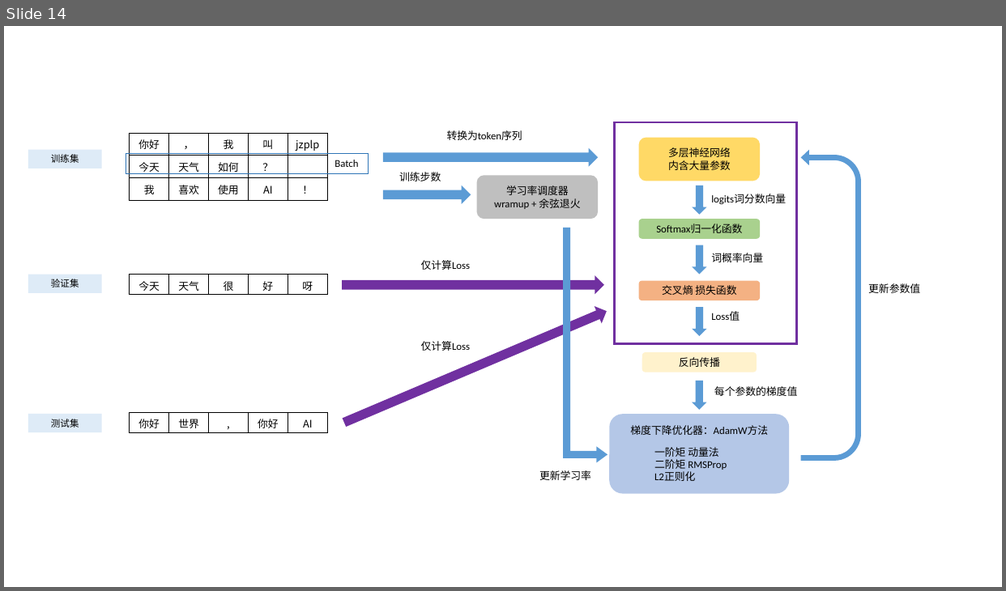
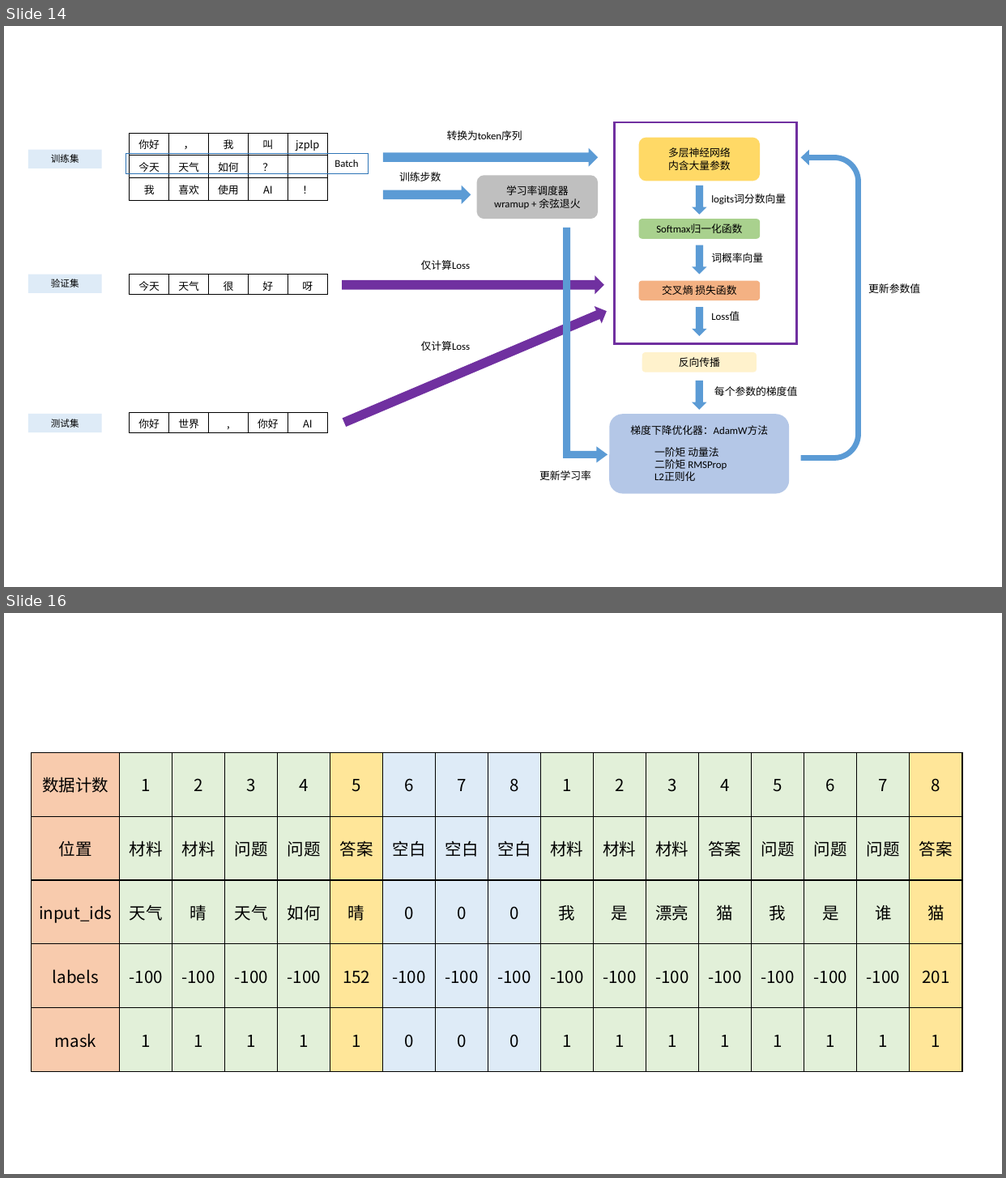
Before and after one commit to jzplp/jzplp.github.io, a slide deck: raws/画图.pptx. Shown one above the other, each under a label of ours: slide 14 before the commit, slides 14 and 16 after it; the slides between them are not shown. The pictures are 1006x591 and 1006x1178 pixels, drawn with LibreOffice and Linux fonts; fonts in the diff are those of the drawing. Boxes give left, top, right and bottom in pixels: in the first picture for what was removed or moved away, otherwise in the second. Text is boxed around its words. In the diff, an @@ line names an element or a change of style, - is before the commit and + after.

```diff
--- a/raws/画图.pptx
+++ b/raws/画图.pptx
@@ slide 16 added at (4, 613, 1002, 1174), background #FFFFFF @@
@@ table added at (32, 753, 961, 1072), 5 rows, 17 columns @@
+数据计数 | 1 | 2 | 3 | 4 | 5 | 6 | 7 | 8 | 1 | 2 | 3 | 4 | 5 | 6 | 7 | 8
+位置 | 材料 | 材料 | 问题 | 问题 | 答案 | 空白 | 空白 | 空白 | 材料 | 材料 | 材料 | 答案 | 问题 | 问题 | 问题 | 答案
+input_ids | 天气 | 晴 | 天气 | 如何 | 晴 | 0 | 0 | 0 | 我 | 是 | 漂亮 | 猫 | 我 | 是 | 谁 | 猫
+labels | -100 | -100 | -100 | -100 | 152 | -100 | -100 | -100 | -100 | -100 | -100 | -100 | -100 | -100 | -100 | 201
+mask | 1 | 1 | 1 | 1 | 1 | 0 | 0 | 0 | 1 | 1 | 1 | 1 | 1 | 1 | 1 | 1
```
Also in this commit, not shown: 1 other slide added, 4 other files.
